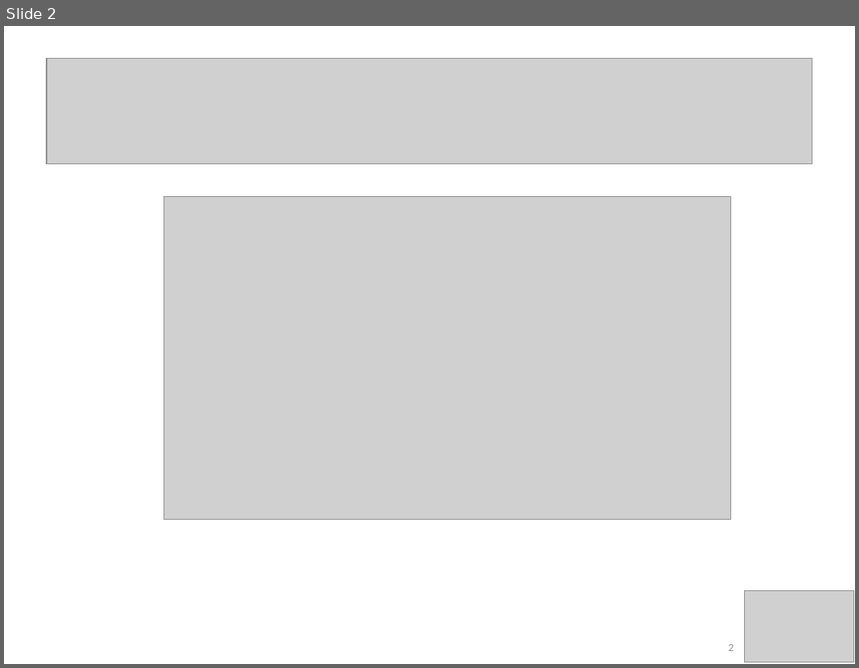
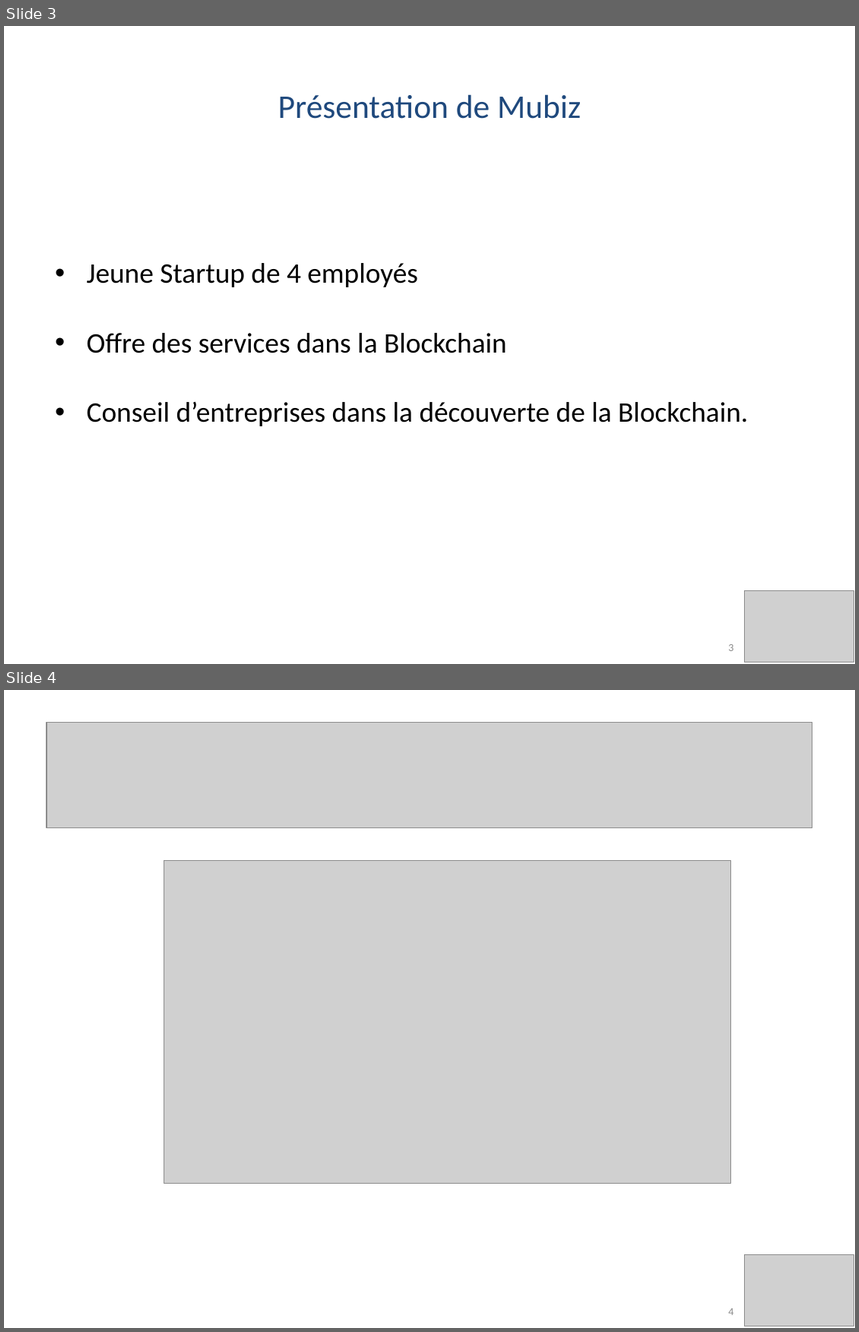
Before and after one commit to PierreSQS/Mubiz, a slide deck: Documents/Soutenance_Final_Pierre_et_Odile-20170314.pptx. Shown one above the other, each under a label of ours: slide 2 before the commit, slides 3 and 4 after it. The pictures are 859x668 and 859x1332 pixels, drawn with LibreOffice and Linux fonts; fonts in the diff are those of the drawing; grey boxes stand for pictures; background and template pictures are left out. Boxes give left, top, right and bottom in pixels: in the first picture for what was removed or moved away, otherwise in the second. Text is boxed around its words. In the diff, an @@ line names an element or a change of style, - is before the commit and + after.

```diff
--- a/Documents/Soutenance_Final_Pierre_et_Odile-20170314.pptx
+++ b/Documents/Soutenance_Final_Pierre_et_Odile-20170314.pptx
@@ slide 3 added at [4,26,855,664], background #FFFFFF; not listed: 1 template element that a slide beside it also shows @@
@@ text added at [278,94,581,119], 28 pt, text #1F497D @@
+Présentation de Mubiz
@@ text added at [87,263,748,427], 24 pt, text #000000 @@
+• Jeune Startup de 4 employés
+• Offre des services dans la Blockchain
+• Conseil d’entreprises dans la découverte de la Blockchain.
@@ picture added at [744,591,854,663] @@
@@ what was slide 2 is now slide 4 @@
@@ page number at [728,1309,734,1315]: text changed @@
-2
+4
```
Also in this commit, not shown: 3 slides changed, 6 other slides added, 4 slides removed.
